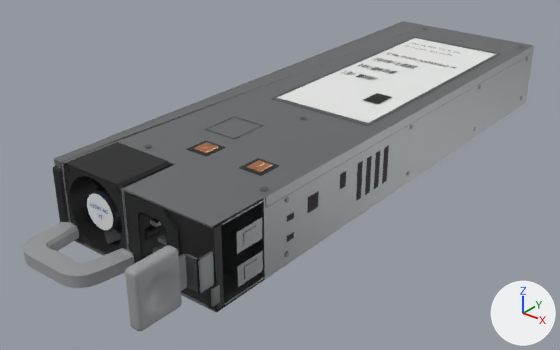
An edit to the glTF model danbyte/assets/Cisco/C9K-PWR-650WAC-R.glb, drawn before and after from the same camera.
Both versions are drawn from a 50 mm lens placed at (0.231, -0.187, 0.187), pointed at (-0.012, 0.117, -0.001). The axes (+X, +Y, +Z) are drawn at lower right. The lights are the same throughout. The first picture is the older version. Where no turn or scale is listed for an object, it has been applied to the vertices. Vertices at exactly the same position are counted once.
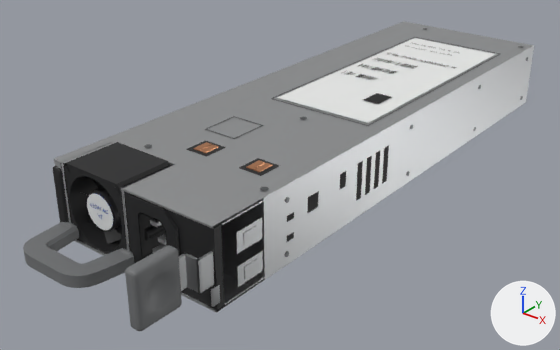
Where the change shows, as pixel boxes (x1, y1, x2, y2) in the pictures (560 x 350 px; the box of a moved part takes in the faces that stretch with it):
'Mesh_0', recoloured, surface changed, reshaped: (23, 21, 534, 331) in both
part 1 of me_mesh_0, deleted: before (265, 46, 533, 208)
part 2 of me_mesh_0, moved or reshaped: (54, 21, 534, 222) in both

What the commit changed:
Material 'DB_PSU9K_Steel' (mat_db_psu9k_steel) changes colour from grey #959899 to light grey #c4c5c7; in linear values from (0.3, 0.315, 0.32) to (0.55, 0.56, 0.57).
In material 'DB_PSU9K_Steel' (mat_db_psu9k_steel), roughness goes from 0.5 to 0.45.
Material 'DB_PSU9K_Grey' (mat_db_psu9k_grey) changes colour from grey #999b9e to grey #6f7173; in linear values from (0.32, 0.33, 0.34) to (0.16, 0.165, 0.17).
me_mesh_0 is used by ob_mesh_0; location (-0.0505, 0.3166, -0.0004).
me_mesh_0 had 10929 vertices, 15109 faces and spanned x 0.0..0.101, y -0.353..0.0, z 0.0..0.041.
me_mesh_0 now has 10899 vertices, 15062 faces and spans x 0.0..0.101, y -0.353..0.0, z 0.0..0.041.
me_mesh_0 part 1: the loose piece of 14 vertices spanning x 0.1, y -0.286..-0.009, z 0.035..0.041 is deleted.
me_mesh_0 part 2: 36 vertices moved from x 0.0..0.044, y -0.319..-0.009, z 0.004..0.041 to x 0.0..0.044, y -0.319..-0.009, z 0.004..0.04; 32 vertices removed from x 0.0..0.019, y -0.317..-0.007, z 0.0..0.041; 16 vertices added at x 0.006, y -0.019..-0.007, z 0.0..0.04.
Other edits to the shape of me_mesh_0 do not show in these pictures.
